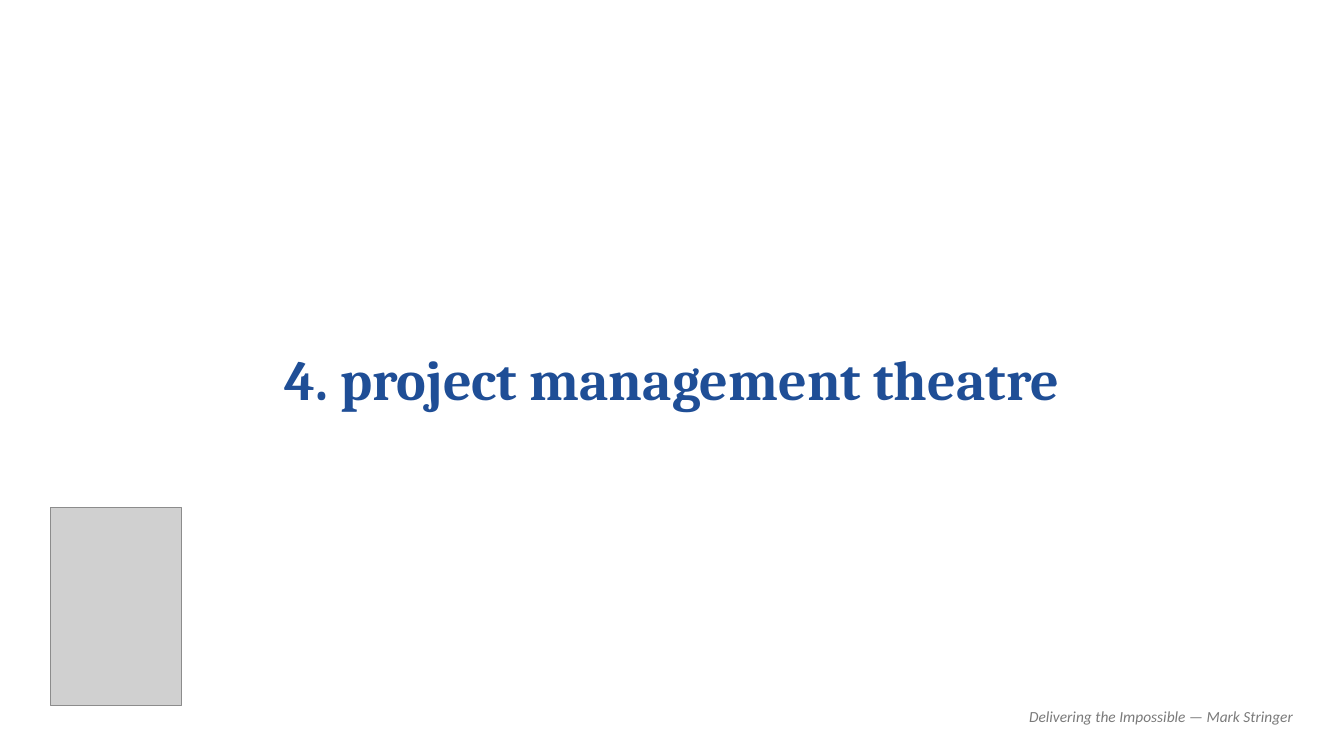
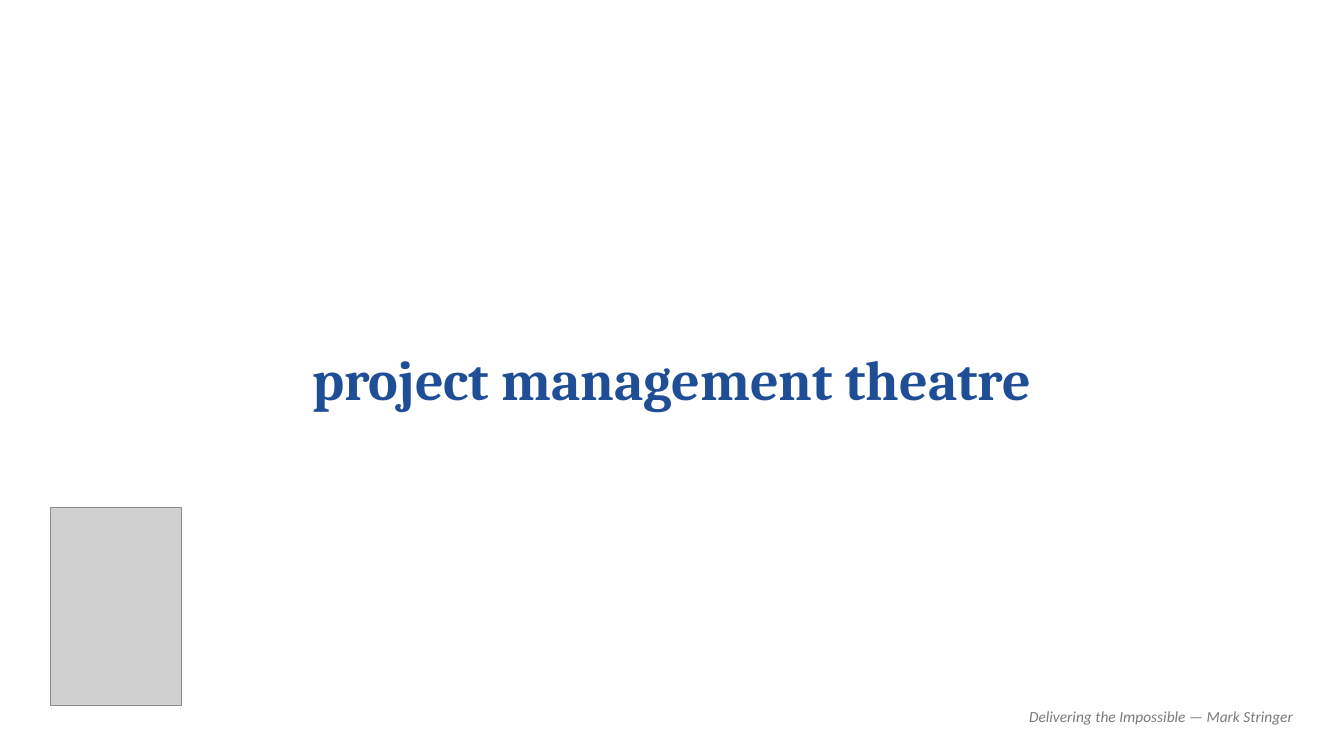
Before and after one commit to MarkStringer/MarketingControlPlane, a slide deck: slide 3 of templates/book-cover-slide-template.pptx. Drawn at 1344x756 pixels with LibreOffice and Linux fonts; fonts in the diff are those of the drawing; grey boxes stand for pictures. Boxes give left, top, right and bottom in pixels: in the first picture for what was removed or moved away, otherwise in the second. Text is boxed around its words. In the diff, an @@ line names an element or a change of style, - is before the commit and + after.

```diff
--- a/templates/book-cover-slide-template.pptx
+++ b/templates/book-cover-slide-template.pptx
@@ text at <box>312,361,1031,413</box>: text changed @@
-4. project management theatre
+project management theatre
```
Also in this commit, not shown: 9 other slides changed, 1 slide added.
